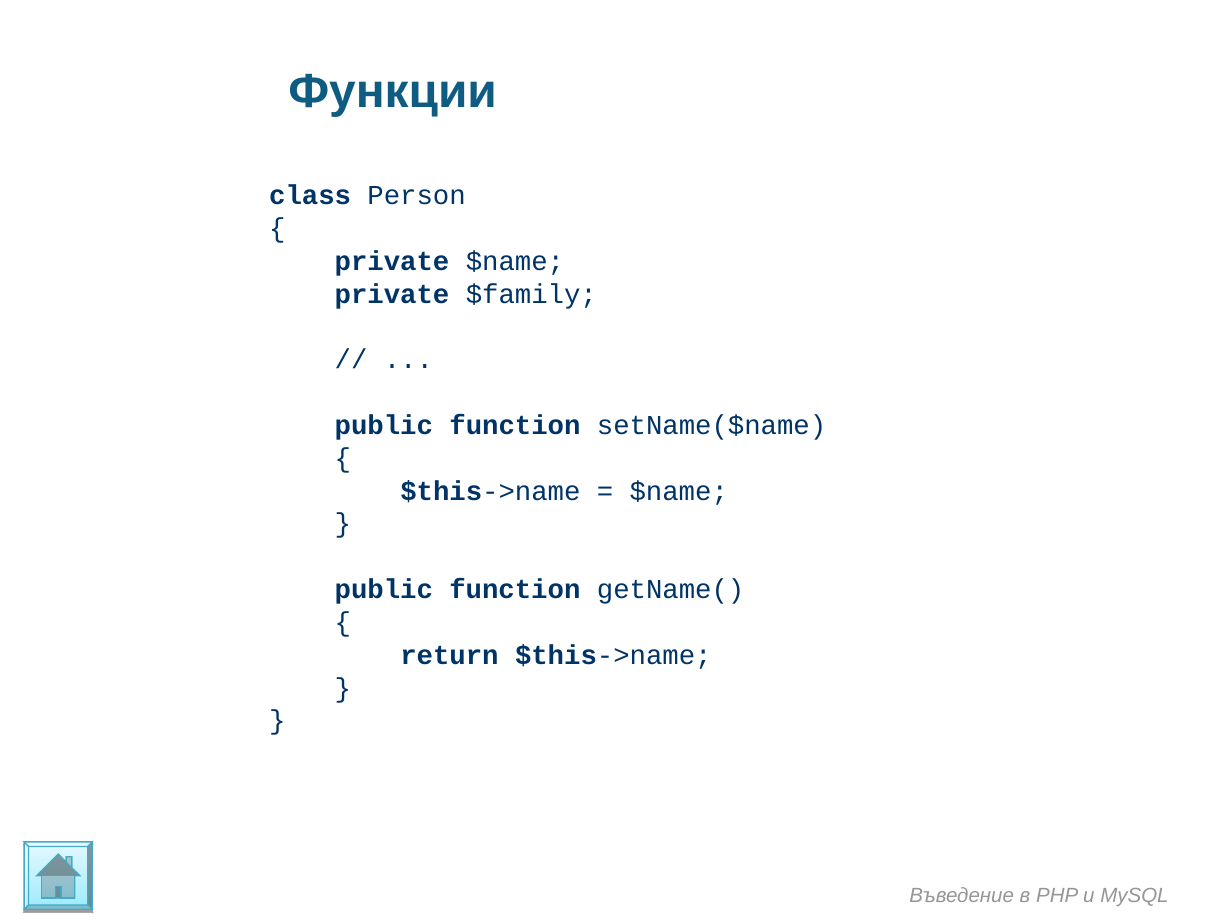
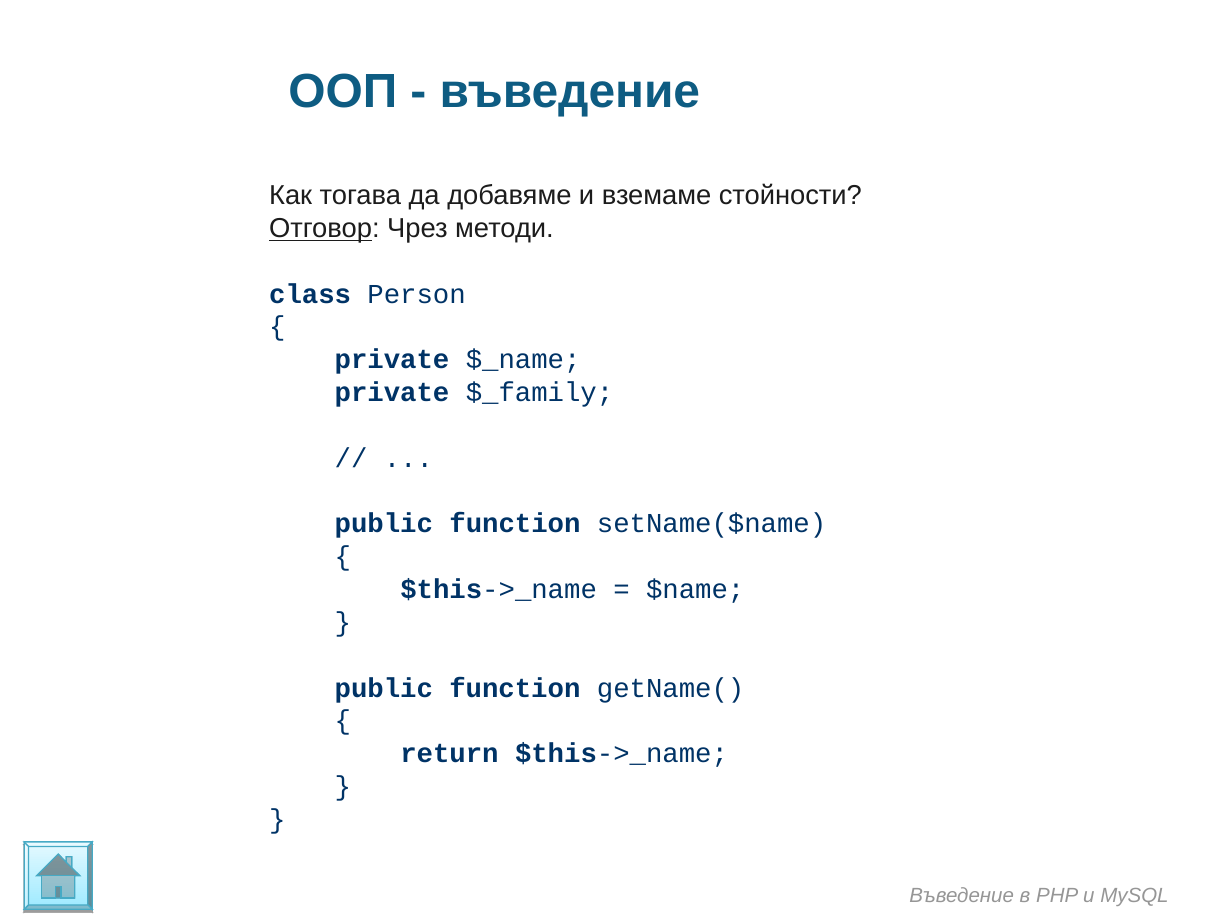
Before and after one commit to ivanstoynov/php-learning, a slide deck: slide 10 of Materials/PHP/Introduction in OOP.ppt. Drawn at 1232x924 pixels with LibreOffice and Linux fonts; fonts in the diff are those of the drawing; background and template pictures are left out. Boxes give left, top, right and bottom in pixels: in the first picture for what was removed or moved away, otherwise in the second. Text is boxed around its words. In the diff, an @@ line names an element or a change of style, - is before the commit and + after.

```diff
--- a/Materials/PHP/Introduction in OOP.ppt
+++ b/Materials/PHP/Introduction in OOP.ppt
@@ text at <box>288,73,700,116</box>: text changed @@
-Функции
+ООП - въведение
@@ text at <box>269,183,862,407</box>: text changed; font Courier New to Arial; text colour #003366 to #1C1C1C @@
-class Person
-{
-private $name;
-private $family;
+Как тогава да добавяме и вземаме стойности?
+Отговор: Чрез методи.
+class Person
+{
+private $_name;
+private $_family;
@@ text at <box>335,513,826,767</box>: text changed @@
-public function setName($name)
-{
-$this->name = $name;
-}
-public function getName()
-{
-return $this->name;
-}
-}
+public function setName($name)
+{
+$this->_name = $name;
+}
+public function getName()
+{
+return $this->_name;
+}
+}
```
Also in this commit, not shown: 9 other slides changed, 7 slides added.
